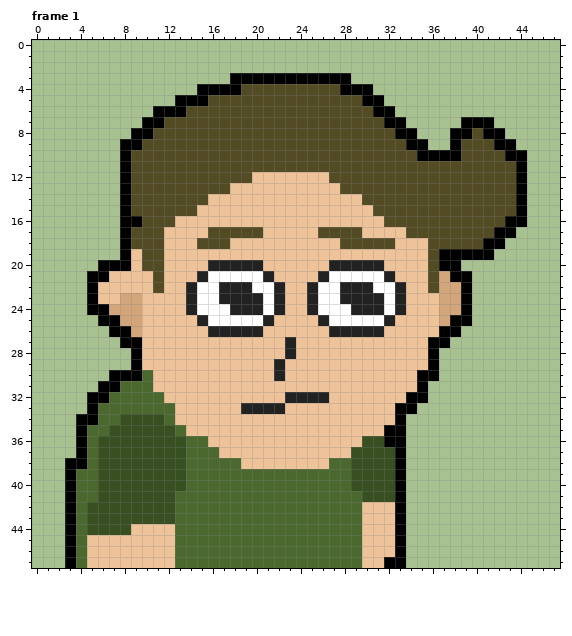
A pixel-art file gets an edit: Assets/Guy.ase. Above is the file before it was changed.
48x48 pixels, 3 frames. Shown: frame 1. The commit also changed other frames, which this record leaves out.
Now the later version:
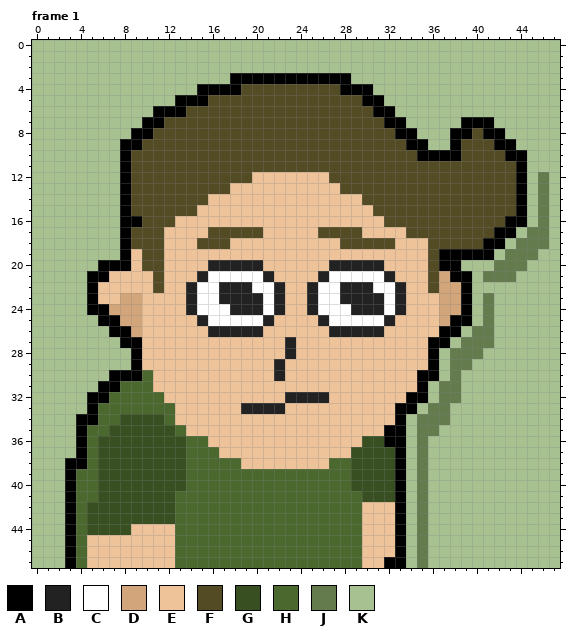
Palette (. is transparent): A #000000  B #232222  C #ffffff  D #d3a57a  E #eec39a  F #524b24  G #374f21  H #4b692f  J #647b4d  K #a8c190
Diff:
layer "Layer 1" added
Frame 1, layer "Layer 1":
The author changed colour K to colour J in rows 12 to 16 at x 46; in row 17 at x 45 to 46; in row 18 at x 44 to 46; in row 19 at x 43 to 45; in row 20 at x 42 to 44; in row 21 at x 41 to 43.
The author changed colour K to colour J in rows 23 to 25 at x 41; in row 26 at x 40 to 41; in row 27 at x 39 to 41; in row 28 at x 38 to 40; in row 29 at x 38 to 39; in row 30 at x 38.
The author changed colour K to colour J in rows 31 to 32 at x 37 to 38; in row 33 at x 36 to 37; in row 34 at x 35 to 37; in row 35 at x 35 to 36; in rows 36 to 47 at x 35.
Pixel boxes of the changes (left, top, right, bottom) in both pictures:
changed: (417, 172, 549, 568)
